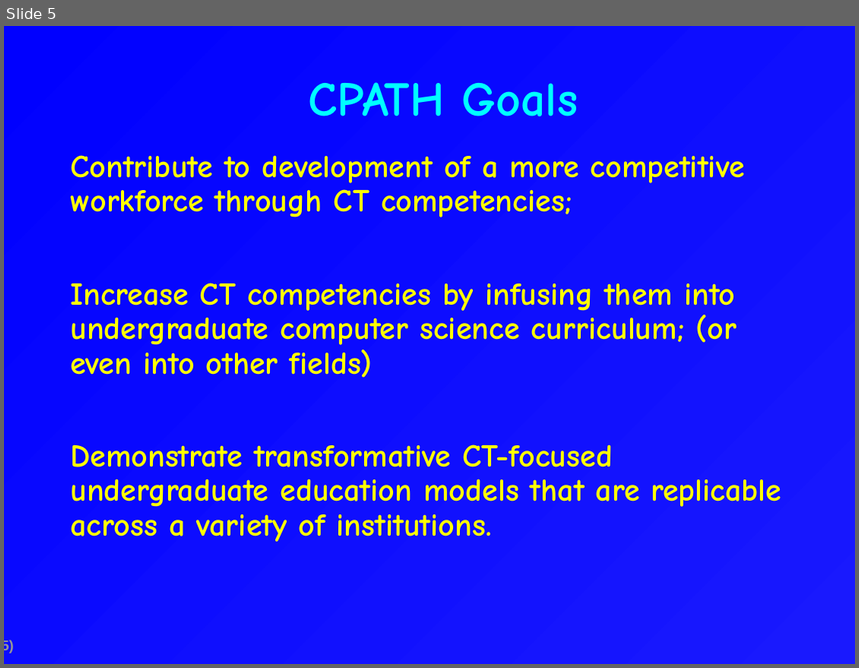
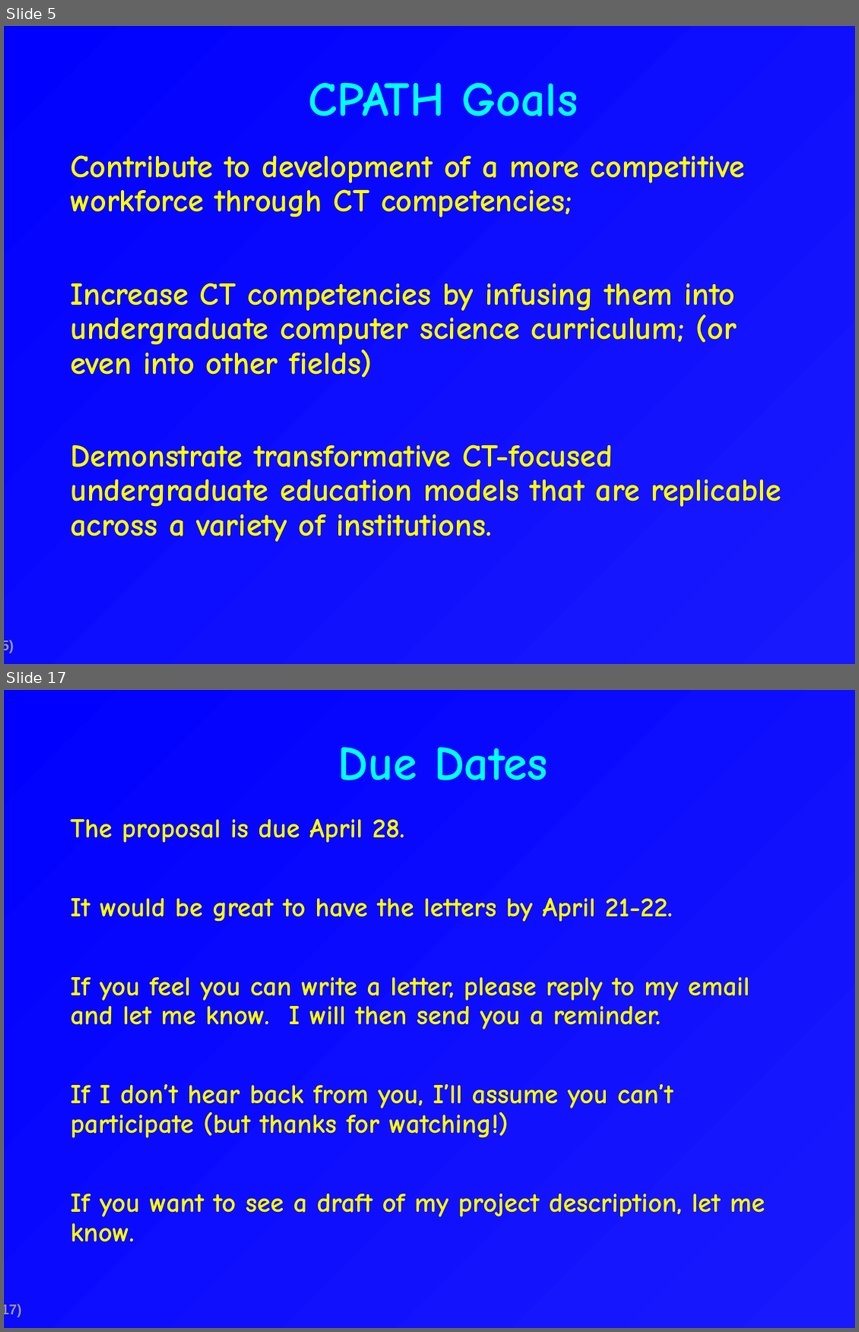
Before and after one commit to csdl/techreports, a slide deck: techreports/09-11/CPATH.Pitch.ppt. Shown one above the other, each under a label of ours: slide 5 before the commit, slides 5 and 17 after it; the slides between them are not shown. The pictures are 859x668 and 859x1332 pixels, drawn with LibreOffice and Linux fonts; fonts in the diff are those of the drawing. Boxes give left, top, right and bottom in pixels: in the first picture for what was removed or moved away, otherwise in the second. Text is boxed around its words. In the diff, an @@ line names an element or a change of style, - is before the commit and + after.

```diff
--- a/techreports/09-11/CPATH.Pitch.ppt
+++ b/techreports/09-11/CPATH.Pitch.ppt
@@ slide 17 added at (x1=4, y1=690, x2=855, y2=1328), background gradient #1919FE to #0000FF; not listed: 1 template element that a slide beside it also shows @@
@@ title added at (x1=338, y1=747, x2=548, y2=780), 41 pt, text #00FFFF, bold @@
+Due Dates
@@ text added at (x1=70, y1=818, x2=765, y2=1243), 23 pt, text #FFFF00, bold @@
+  The proposal is due April 28.
+  It would be great to have the letters by April 21-22.
+  If you feel you can write a letter, please reply to my email and let me know. I will then send you a reminder.
+  If I don’t hear back from you, I’ll assume you can’t participate (but thanks for watching!)
+  If you want to see a draft of my project description, let me know.
```
Also in this commit, not shown: 2 slides changed, 13 other slides added, 1 slide removed, 1 other file.
